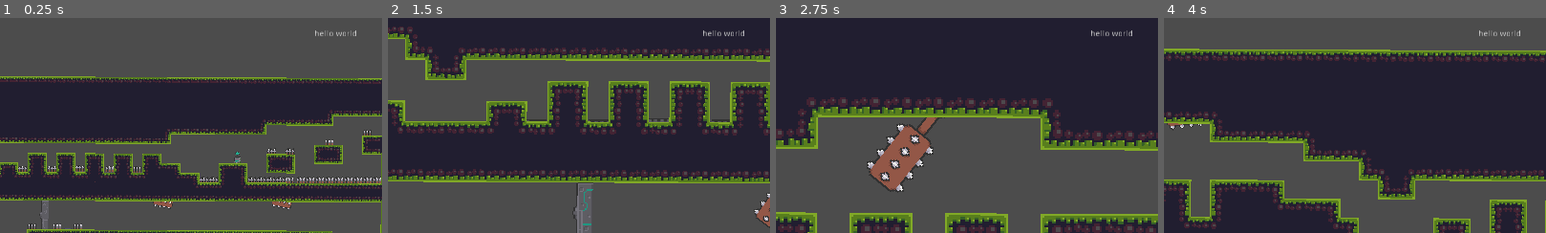
Above: before the commit, frames 1-4 (left to right).
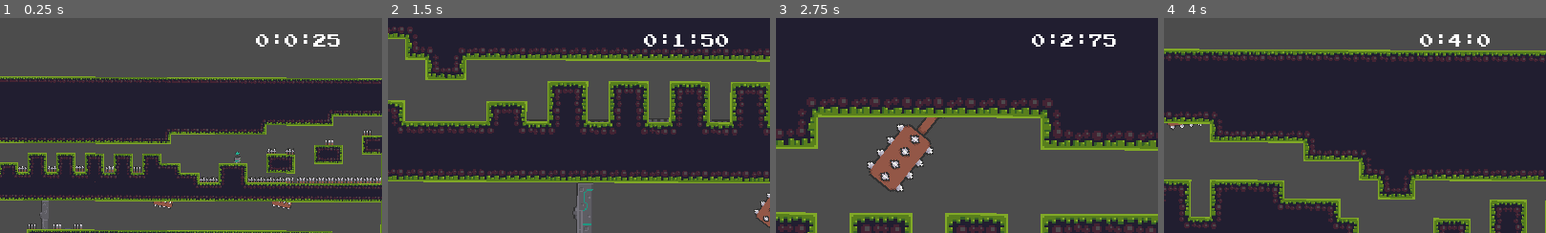
Above: after the commit, the same moments.

Repository: SourCreamNIndi/NewGodotGame
Game: Godot game, scene res://Scenes/World.tscn
Same seed, same stepped clock (60 frames per second), same inputs: the game is played once before the commit and once after it. This scene is started directly instead of the project's main scene.
Inputs:
- Up to frame 1 (0.25 s): no input
- Up to frame 2 (1.5 s): hold D (right) from 0.53 s (still down); tap Z (zoom) at 0.6, 1.35 s; tap Up (jump) at 0.77 s
- Up to frame 3 (2.75 s): tap Up (jump) at 1.52 s; release D (right) at 2.03 s; hold A (left) from 2.03 s (still down); tap Z (zoom) at 2.1 s
- Up to frame 4 (4 s): release A (left) at 2.78 s; hold D (right) from 2.78 s (still down); tap Z (zoom) at 2.85, 3.6 s; tap Up (jump) at 3.02, 3.77 s
The pictures show only the part of the screen within x 50-100%, y 0-50%; the shares and areas given below are measured in that part.

The runs differ from the first frame. In frame 1, 0.6% of the frame differs, in the area x 67-94%, y 5-14%; in frame 2, 0.6%; in frame 3, 0.6%; in frame 4, 0.5%.

Commit message:
added timer

Diff:
--- a/Scenes/Game_Stats.gd
+++ b/Scenes/Game_Stats.gd
@@ -22,11 +22,10 @@
 func get_spawn():
 	return current_spawn
 
-	"""
+
 func get_time():
 	var current_time = OS.get_ticks_msec() - game_start_time
 	var minutes = current_time/1000/60
 	var seconds = current_time/1000%60
 	var ms = current_time%1000/10
-	print(str(minutes),":",str(seconds),":",str(ms))
-	"""
+	return(str(minutes)+":"+str(seconds)+":"+str(ms))
--- a/Scenes/World.gd
+++ b/Scenes/World.gd
@@ -7,6 +7,14 @@
 
 
 func _process(delta):
-	pass
+	$CanvasLayer/Control/Label.text = GameStats.get_time()
 	if Input.is_action_just_pressed("reset"):
 		GameStats.reset()
+	print(GameStats.get_time())
+
+
+
+
+
+func _on_Area2D_body_entered(body):
+	pass
--- a/Scenes/World.tscn
+++ b/Scenes/World.tscn
@@ -7,6 +7,7 @@
 [ext_resource path="res://Scenes/SpikeTrap.tscn" type="PackedScene" id=5]
 [ext_resource path="res://DoorAndButton.tscn" type="PackedScene" id=6]
 [ext_resource path="res://Scenes/Spinning Blade.tscn" type="PackedScene" id=7]
+[ext_resource path="res://other assets/joystix monospace.ttf" type="DynamicFontData" id=8]
 [ext_resource path="res://SavePoint.tscn" type="PackedScene" id=10]
 [ext_resource path="res://Scenes/World.gd" type="Script" id=11]
 
@@ -228,6 +229,10 @@
 } ]
 0/z_index = 0
 
+[sub_resource type="DynamicFont" id=27]
+size = 29
+font_data = ExtResource( 8 )
+
 [node name="World" type="Node2D"]
 rotation = 0.00499274
 script = ExtResource( 11 )
@@ -444,12 +449,12 @@
 margin_bottom = 40.0
 
 [node name="Label" type="Label" parent="CanvasLayer/Control"]
-margin_left = 1167.0
-margin_top = 20.0
-margin_right = 1238.0
-margin_bottom = 51.0
-text = "hello world
-"
+margin_left = 1068.0
+margin_top = 19.0
+margin_right = 1260.0
+margin_bottom = 54.0
+custom_fonts/font = SubResource( 27 )
+text = "00:00:00"
 
 [editable path="DoorAndButton"]
 [editable path="Spinning Blade"]
Not shown: 1 places in Scenes/World.tscn that only renumber resources
